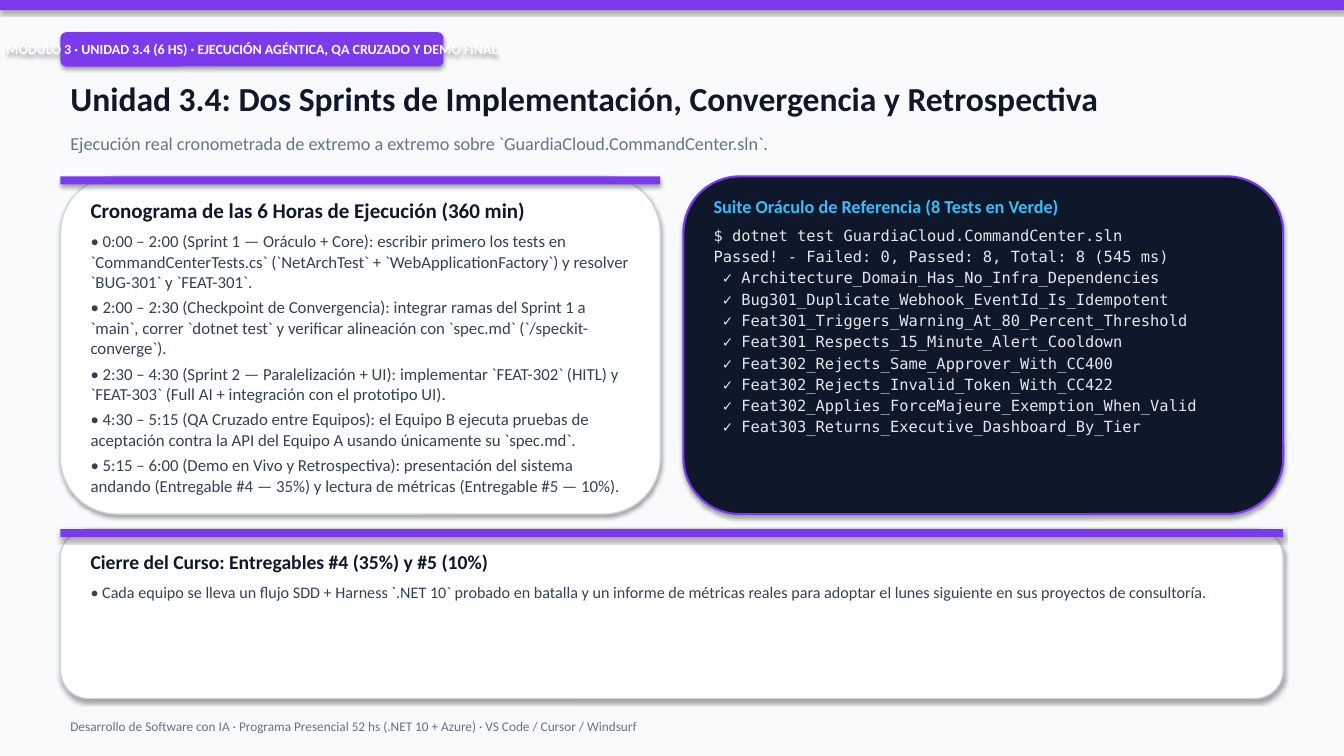
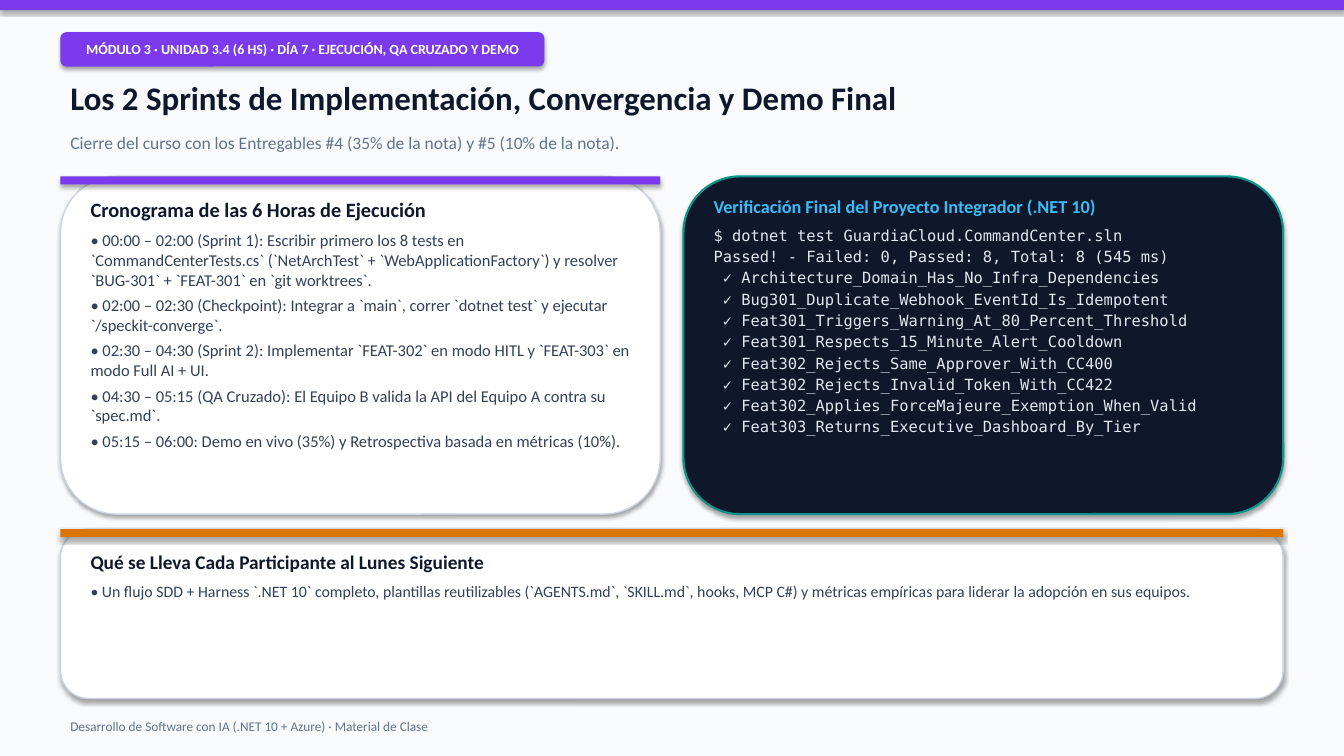
Before and after one commit to fabzter/curso_ai, a slide deck: slide 36 of curriculum/2026-11-03_curso-completo-desarrollo-sw-con-ia.pptx (slide 28 before the commit). Drawn at 1344x756 pixels with LibreOffice and Linux fonts; fonts in the diff are those of the drawing. Boxes give left, top, right and bottom in pixels: in the first picture for what was removed or moved away, otherwise in the second. Text is boxed around its words. In the diff, an @@ line names an element or a change of style, - is before the commit and + after.

```diff
--- a/curriculum/2026-11-03_curso-completo-desarrollo-sw-con-ia.pptx
+++ b/curriculum/2026-11-03_curso-completo-desarrollo-sw-con-ia.pptx
@@ rounded rectangle "MÓDULO 3 · UNIDAD 3.4 ...": place and size @@
-rounded rectangle "MÓDULO 3 · UNIDAD 3.4 ..." at [60,32,444,67]
+rounded rectangle "MÓDULO 3 · UNIDAD 3.4 ..." at [60,32,544,67]
@@ text in rounded rectangle at [86,43,518,56]: text changed @@
-MÓDULO 3 · UNIDAD 3.4 (6 HS) · EJECUCIÓN AGÉNTICA, QA CRUZADO Y DEMO FINAL
+MÓDULO 3 · UNIDAD 3.4 (6 HS) · DÍA 7 · EJECUCIÓN, QA CRUZADO Y DEMO
@@ text at [70,87,896,116]: text changed; size 24 to 23.5 pt @@
-Unidad 3.4: Dos Sprints de Implementación, Convergencia y Retrospectiva
+Los 2 Sprints de Implementación, Convergencia y Demo Final
@@ text at [70,136,619,152]: text changed; size 13 to 12.5 pt @@
-Ejecución real cronometrada de extremo a extremo sobre `GuardiaCloud.CommandCenter.sln`.
+Cierre del curso con los Entregables #4 (35% de la nota) y #5 (10% de la nota).
@@ rounded rectangle at [684,176,1284,514]: outline #7C3AED 1.5 pt to #0D9488 1.5 pt @@
@@ text at [91,202,630,450]: text changed; size 12 to 11.8 pt @@
-Cronograma de las 6 Horas de Ejecución (360 min)
-• 0:00 – 2:00 (Sprint 1 — Oráculo + Core): escribir primero los tests en `CommandCenterTests.cs` (`NetArchTest` + `WebApplicationFactory`) y resolver `BUG-301` y `FEAT-301`.
-• 2:00 – 2:30 (Checkpoint de Convergencia): integrar ramas del Sprint 1 a `main`, correr `dotnet test` y verificar alineación con `spec.md` (`/speckit-converge`).
-• 2:30 – 4:30 (Sprint 2 — Paralelización + UI): implementar `FEAT-302` (HITL) y `FEAT-303` (Full AI + integración con el prototipo UI).
-• 4:30 – 5:15 (QA Cruzado entre Equipos): el Equipo B ejecuta pruebas de aceptación contra la API del Equipo A usando únicamente su `spec.md`.
-• 5:15 – 6:00 (Demo en Vivo y Retrospectiva): presentación del sistema andando (Entregable #4 — 35%) y lectura de métricas (Entregable #5 — 10%).
+Cronograma de las 6 Horas de Ejecución
+• 00:00 – 02:00 (Sprint 1): Escribir primero los 8 tests en `CommandCenterTests.cs` (`NetArchTest` + `WebApplicationFactory`) y resolver `BUG-301` + `FEAT-301` en `git worktrees`.
+• 02:00 – 02:30 (Checkpoint): Integrar a `main`, correr `dotnet test` y ejecutar `/speckit-converge`.
+• 02:30 – 04:30 (Sprint 2): Implementar `FEAT-302` en modo HITL y `FEAT-303` en modo Full AI + UI.
+• 04:30 – 05:15 (QA Cruzado): El Equipo B valida la API del Equipo A contra su `spec.md`.
+• 05:15 – 06:00: Demo en vivo (35%) y Retrospectiva basada en métricas (10%).
@@ text at [714,199,1095,216]: text changed @@
-Suite Oráculo de Referencia (8 Tests en Verde)
+Verificación Final del Proyecto Integrador (.NET 10)
@@ rectangle at [60,529,1284,537]: fill #7C3AED to #D97706 @@
@@ text at [91,555,1190,600]: text changed; size 11.5 to 11.3 pt @@
-Cierre del Curso: Entregables #4 (35%) y #5 (10%)
-• Cada equipo se lleva un flujo SDD + Harness `.NET 10` probado en batalla y un informe de métricas reales para adoptar el lunes siguiente en sus proyectos de consultoría.
+Qué se Lleva Cada Participante al Lunes Siguiente
+• Un flujo SDD + Harness `.NET 10` completo, plantillas reutilizables (`AGENTS.md`, `SKILL.md`, hooks, MCP C#) y métricas empíricas para liderar la adopción en sus equipos.
@@ text at [70,721,428,733]: text changed @@
-Desarrollo de Software con IA · Programa Presencial 52 hs (.NET 10 + Azure) · VS Code / Cursor / Windsurf
+Desarrollo de Software con IA (.NET 10 + Azure) · Material de Clase
```
Also in this commit, not shown: 14 other slides changed, 21 slides added, 14 slides removed, 33 other files.
